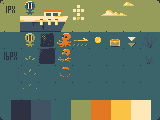
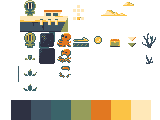
Layered file, before and after one edit (160x120). Changes by layer:
painted on "Octopus" over <box>57,38,71,79</box>
hid "Template" over <box>0,0,160,120</box>
